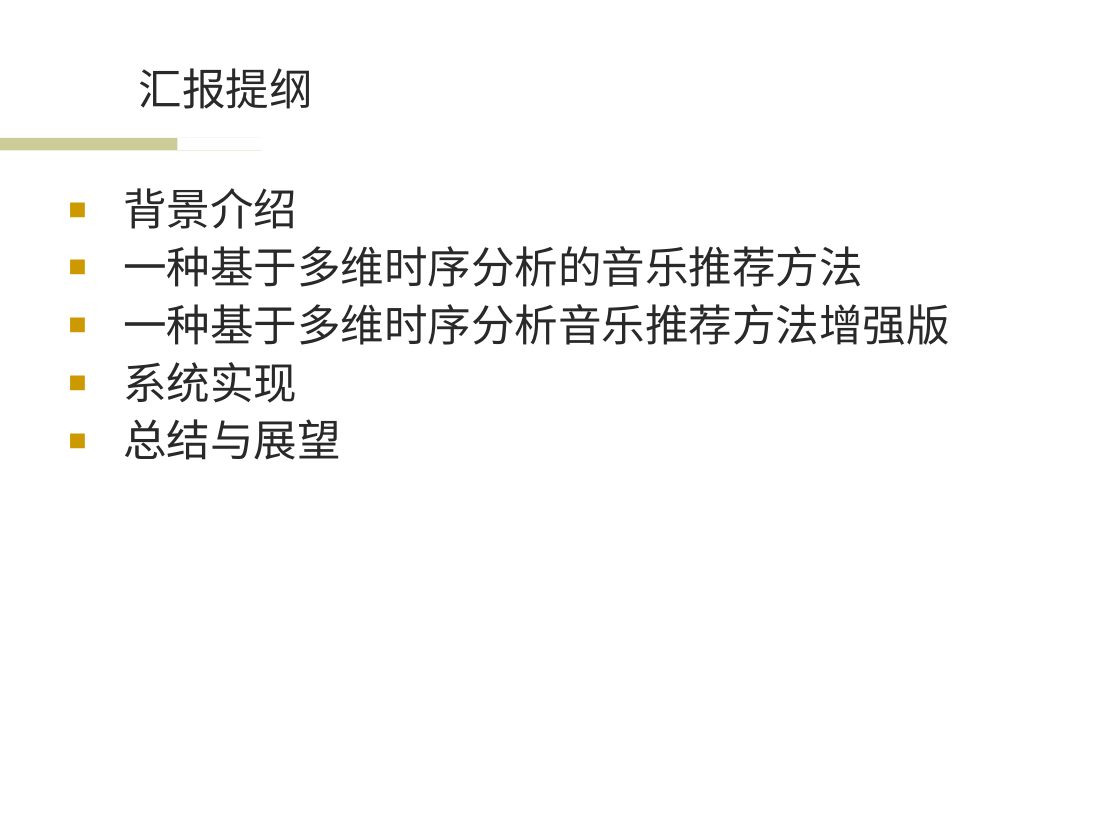
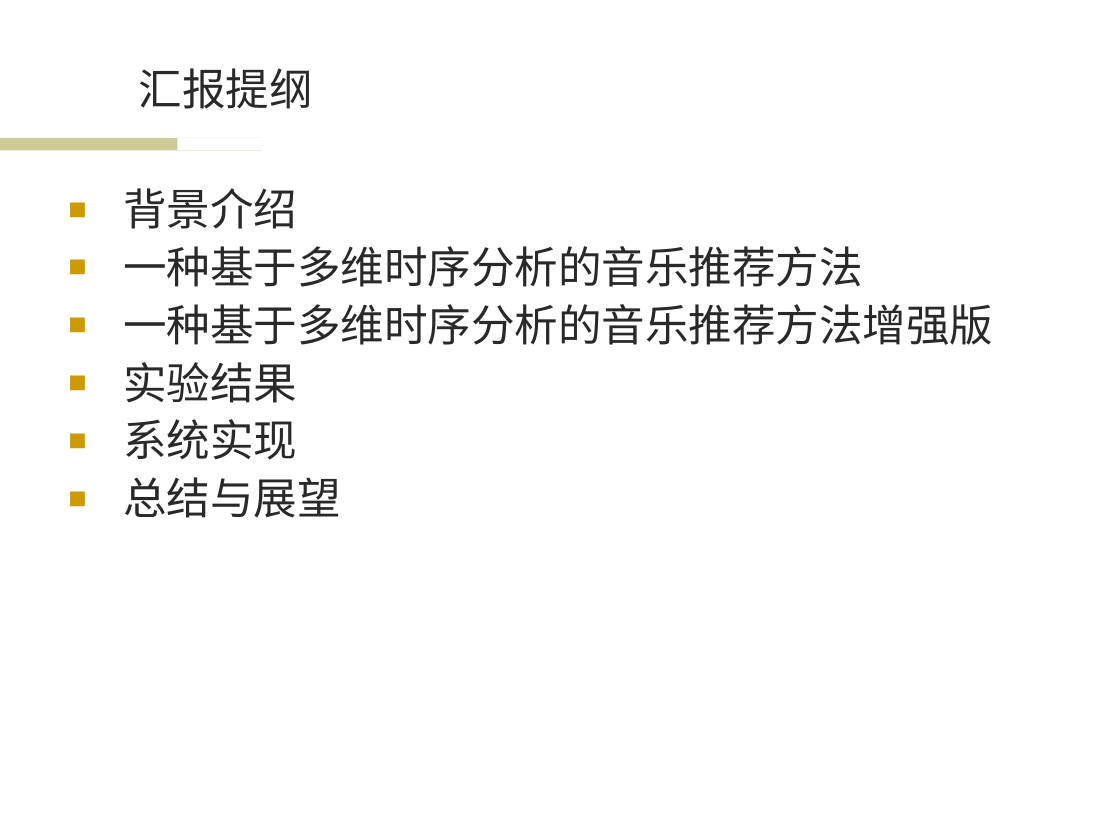
Before and after one commit to wwssttt/NJUThesis, a slide deck: slide 2 of ppt/一种基于时间序列分析的个性化音乐推荐系统及其实现.ppt. Drawn at 1120x840 pixels with LibreOffice and Linux fonts; fonts in the diff are those of the drawing; background and template pictures are left out. Boxes give left, top, right and bottom in pixels: in the first picture for what was removed or moved away, otherwise in the second. Text is boxed around its words. In the diff, an @@ line names an element or a change of style, - is before the commit and + after.

Commit message:
ppt2
框架图
下步添加实验结果和公式

```diff
--- a/ppt/一种基于时间序列分析的个性化音乐推荐系统及其实现.ppt
+++ b/ppt/一种基于时间序列分析的个性化音乐推荐系统及其实现.ppt
@@ text at (x1=123, y1=304, x2=993, y2=403): text changed @@
-■ 一种基于多维时序分析音乐推荐方法增强版
+■ 一种基于多维时序分析的音乐推荐方法增强版
+■ 实验结果
```
Also in this commit, not shown: 10 other slides changed, 4 slides added, 1 slide removed.
